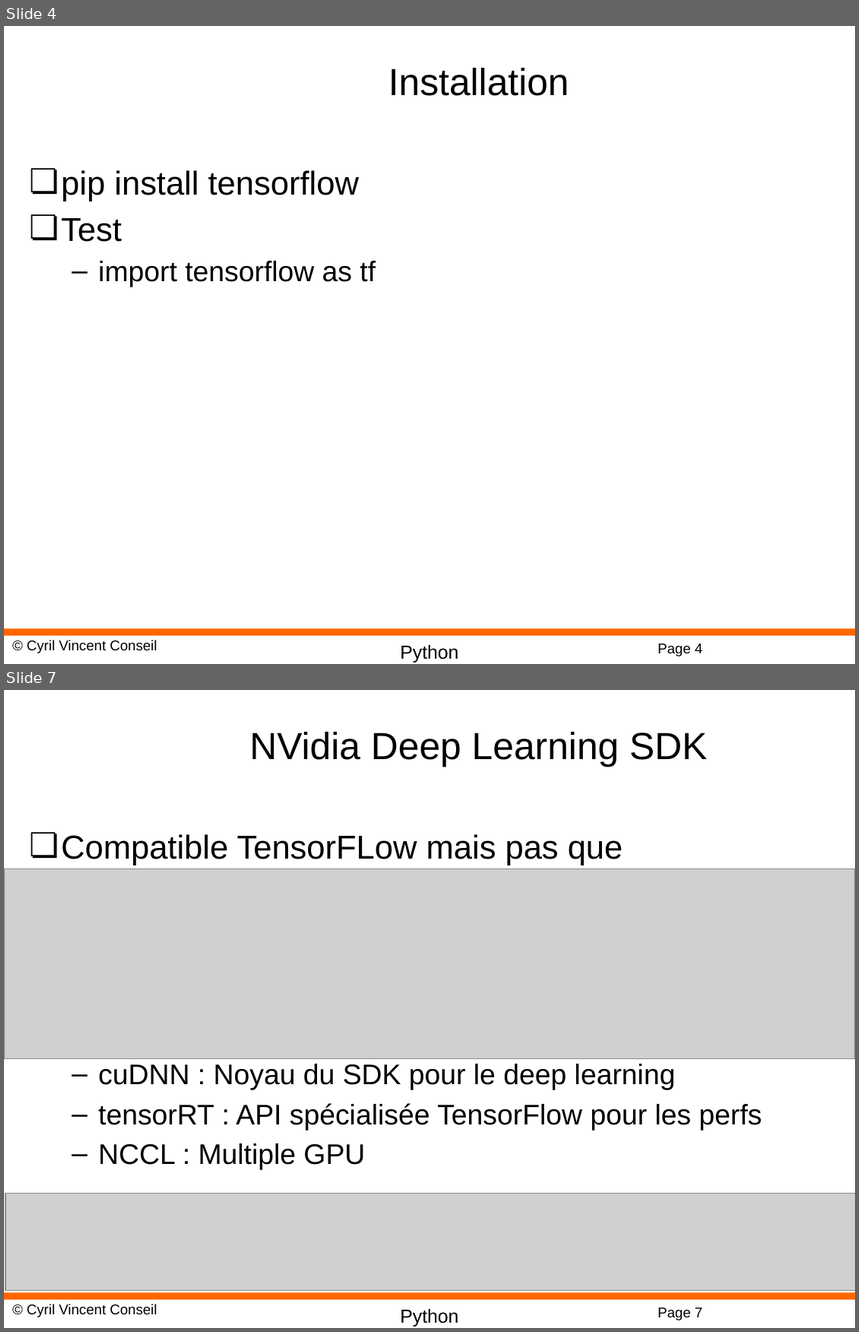
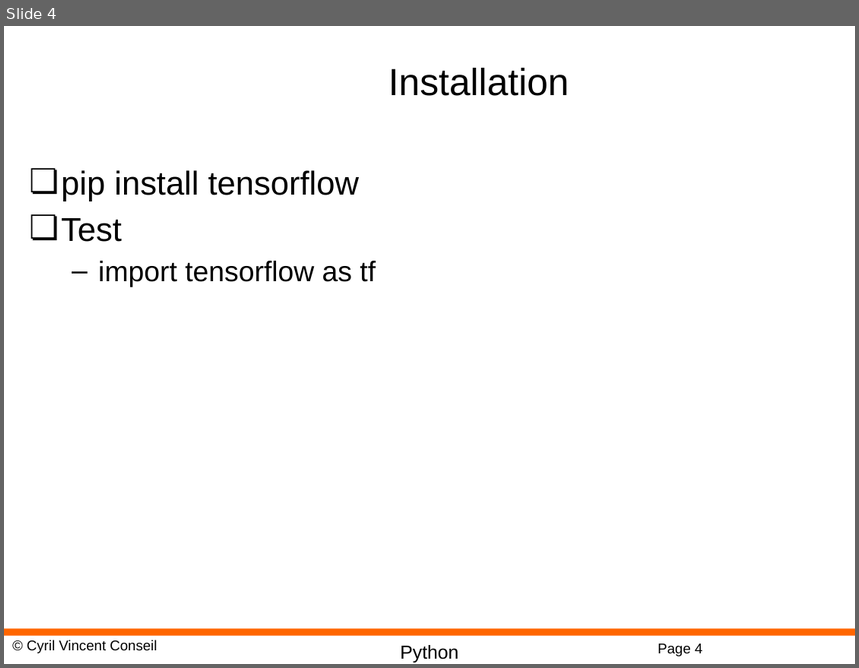
Before and after one commit to cyrilvincent/ML, a slide deck: PPT/DeepLearning07-TensorFlow.pptx. Shown one above the other, each under a label of ours: slides 4 and 7 before the commit, slide 4 after it; the slides between them are not shown. The pictures are 859x1332 and 859x668 pixels, drawn with LibreOffice and Linux fonts; fonts in the diff are those of the drawing; grey boxes stand for pictures; background and template pictures are left out. Boxes give left, top, right and bottom in pixels: in the first picture for what was removed or moved away, otherwise in the second. Text is boxed around its words. In the diff, an @@ line names an element or a change of style, - is before the commit and + after.

```diff
--- a/PPT/DeepLearning07-TensorFlow.pptx
+++ b/PPT/DeepLearning07-TensorFlow.pptx
@@ slide 7 removed at (4,690,855,1328), background #FFFFFF; not listed: 4 template elements that a slide beside it also shows @@
@@ title removed at (249,732,707,767) @@
-NVidia Deep Learning SDK
@@ text removed at (61,834,762,1170) @@
-❏ Compatible TensorFLow mais pas que
-  – cuDNN : Noyau du SDK pour le deep learning
-  – tensorRT : API spécialisée TensorFlow pour les perfs
-  – NCCL : Multiple GPU
@@ picture removed at (4,869,855,1059) @@
@@ picture removed at (6,1193,855,1291) @@
```
Also in this commit, not shown: 13 other slides removed, 3 other files.
